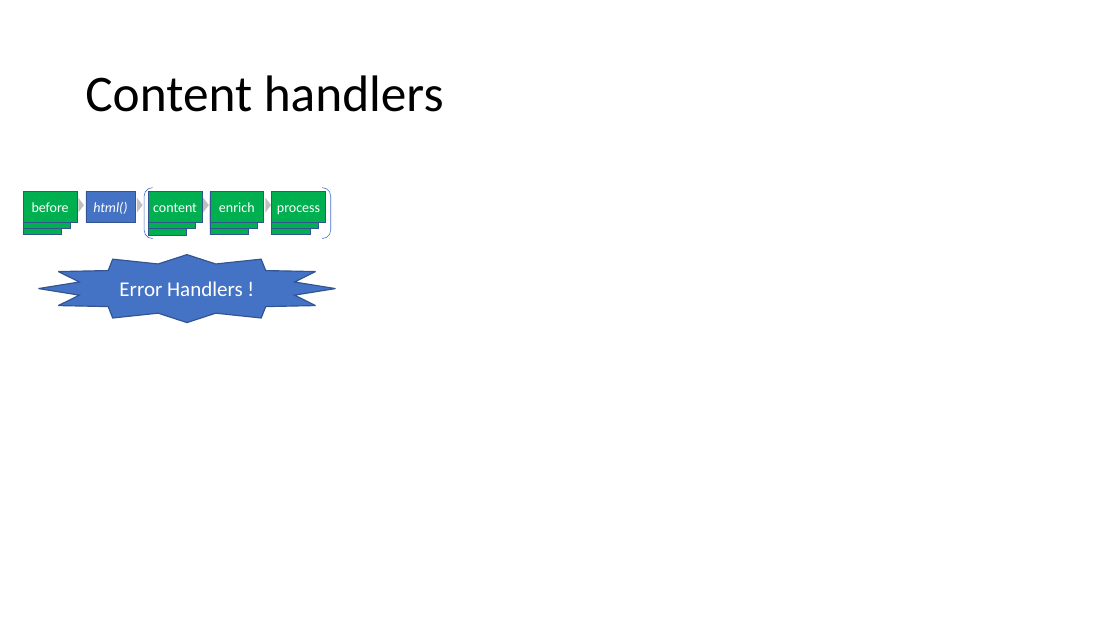
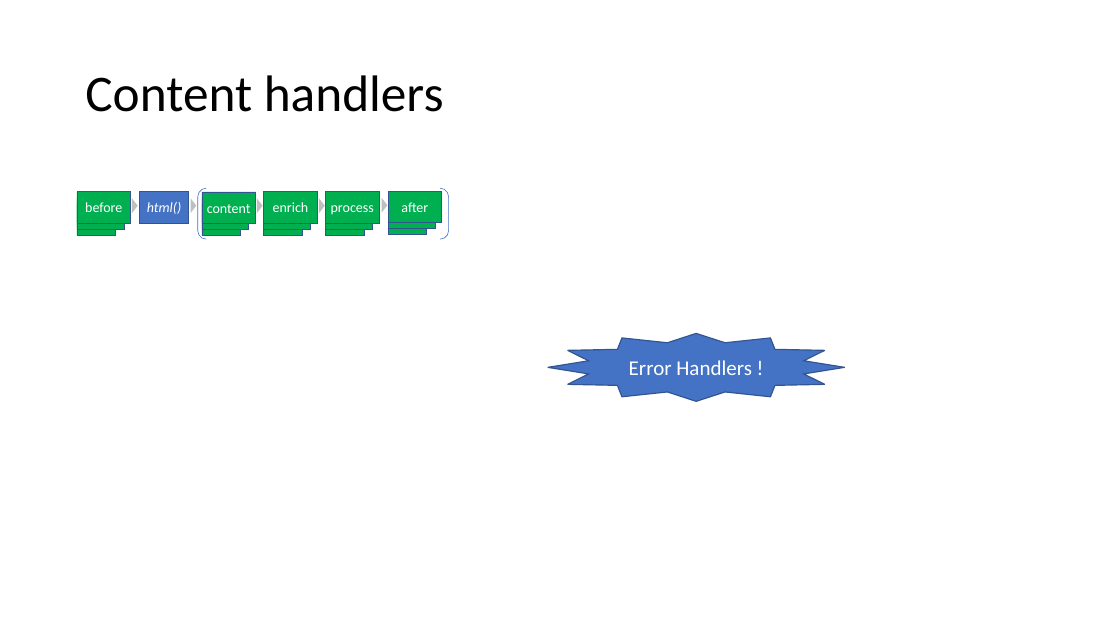
Before and after one commit to codetuner/Sircl2, a slide deck: slide 1 of SirclDocs-Graphical Assets.pptx. Drawn at 1120x630 pixels with LibreOffice and Linux fonts; fonts in the diff are those of the drawing. Boxes give left, top, right and bottom in pixels: in the first picture for what was removed or moved away, otherwise in the second. Text is boxed around its words. In the diff, an @@ line names an element or a change of style, - is before the commit and + after.

```diff
--- a/SirclDocs-Graphical Assets.pptx
+++ b/SirclDocs-Graphical Assets.pptx
@@ 13 rectangles, 3 triangles: place and size @@
-13 rectangles, 3 triangles at (24,192,326,234)
+13 rectangles, 3 triangles at (77,192,379,235)
@@ bracket pair: place and size @@
-bracket pair at (145,187,331,239)
+bracket pair at (197,188,449,239)
@@ triangle: place and size @@
-triangle at (266,198,271,213)
+triangle at (318,199,324,213)
@@ triangle added at (381,198,387,213), fill #BFBFBF @@
@@ rectangle added at (388,203,427,234), fill #00B050, outline #325491 0.5 pt @@
@@ rectangle added at (388,197,435,229), fill #00B050, outline #325491 0.5 pt @@
@@ rectangle added at (388,192,442,223), fill #00B050, outline #325491 0.5 pt, 12 pt, text #FFFFFF @@
+after
@@ star "Error Handlers !": place and size @@
-star "Error Handlers !" at (39,255,336,323)
+star "Error Handlers !" at (548,334,845,402)
```
Also in this commit, not shown: 2 other files.
